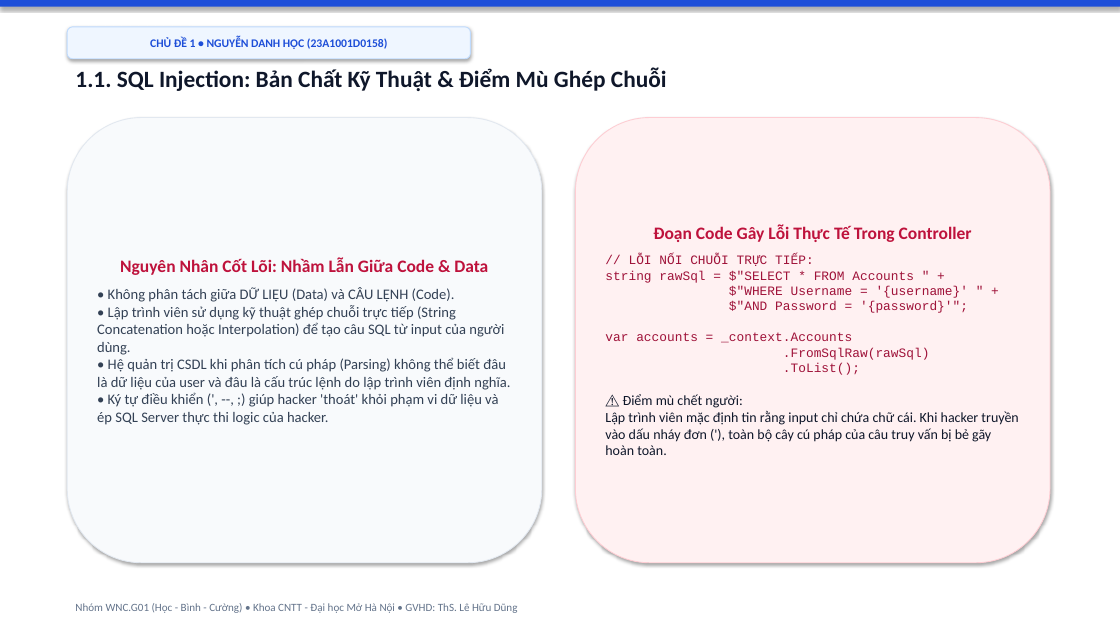
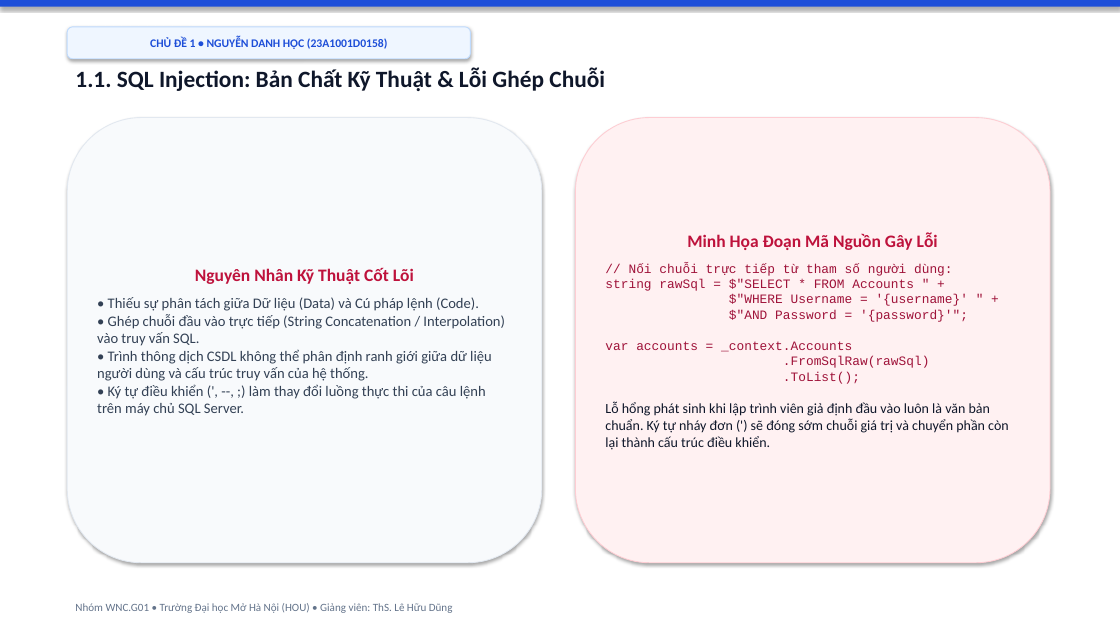
Before and after one commit to hocjsoo/OWASP_Demo, a slide deck: slide 3 of Slide_OWASP_Top3_Nhom_WNC_G01.pptx. Drawn at 1120x630 pixels with LibreOffice and Linux fonts; fonts in the diff are those of the drawing. Boxes give left, top, right and bottom in pixels: in the first picture for what was removed or moved away, otherwise in the second. Text is boxed around its words. In the diff, an @@ line names an element or a change of style, - is before the commit and + after.

```diff
--- a/Slide_OWASP_Top3_Nhom_WNC_G01.pptx
+++ b/Slide_OWASP_Top3_Nhom_WNC_G01.pptx
@@ text at [75, 68, 605, 91]: text changed @@
-1.1. SQL Injection: Bản Chất Kỹ Thuật & Điểm Mù Ghép Chuỗi
+1.1. SQL Injection: Bản Chất Kỹ Thuật & Lỗi Ghép Chuỗi
@@ text in rounded rectangle at [605, 233, 1009, 450]: text changed; font Calibri to Courier New @@
-Đoạn Code Gây Lỗi Thực Tế Trong Controller
-// LỖI NỐI CHUỖI TRỰC TIẾP:
-string rawSql = $"SELECT * FROM Accounts " +
-$"WHERE Username = '{username}' " +
-$"AND Password = '{password}'";
-var accounts = _context.Accounts
-.FromSqlRaw(rawSql)
-.ToList();
-⚠️ Điểm mù chết người:
-Lập trình viên mặc định tin rằng input chỉ chứa chữ cái. Khi hacker truyền vào dấu nháy đơn ('), toàn bộ cây cú pháp của câu truy vấn bị bẻ gãy hoàn toàn.
+Minh Họa Đoạn Mã Nguồn Gây Lỗi
+// Nối chuỗi trực tiếp từ tham số người dùng:
+string rawSql = $"SELECT * FROM Accounts " +
+$"WHERE Username = '{username}' " +
+$"AND Password = '{password}'";
+var accounts = _context.Accounts
+.FromSqlRaw(rawSql)
+.ToList();
+Lỗ hổng phát sinh khi lập trình viên giả định đầu vào luôn là văn bản chuẩn. Ký tự nháy đơn (') sẽ đóng sớm chuỗi giá trị và chuyển phần còn lại thành cấu trúc điều khiển.
@@ text in rounded rectangle at [97, 267, 505, 416]: text changed @@
-Nguyên Nhân Cốt Lõi: Nhầm Lẫn Giữa Code & Data
-• Không phân tách giữa DỮ LIỆU (Data) và CÂU LỆNH (Code).
-• Lập trình viên sử dụng kỹ thuật ghép chuỗi trực tiếp (String Concatenation hoặc Interpolation) để tạo câu SQL từ input của người dùng.
-• Hệ quản trị CSDL khi phân tích cú pháp (Parsing) không thể biết đâu là dữ liệu của user và đâu là cấu trúc lệnh do lập trình viên định nghĩa.
-• Ký tự điều khiển (', --, ;) giúp hacker 'thoát' khỏi phạm vi dữ liệu và ép SQL Server thực thi logic của hacker.
+Nguyên Nhân Kỹ Thuật Cốt Lõi
+• Thiếu sự phân tách giữa Dữ liệu (Data) và Cú pháp lệnh (Code).
+• Ghép chuỗi đầu vào trực tiếp (String Concatenation / Interpolation) vào truy vấn SQL.
+• Trình thông dịch CSDL không thể phân định ranh giới giữa dữ liệu người dùng và cấu trúc truy vấn của hệ thống.
+• Ký tự điều khiển (', --, ;) làm thay đổi luồng thực thi của câu lệnh trên máy chủ SQL Server.
@@ text at [75, 603, 453, 613]: text changed @@
-Nhóm WNC.G01 (Học - Bình - Cường) • Khoa CNTT - Đại học Mở Hà Nội • GVHD: ThS. Lê Hữu Dũng
+Nhóm WNC.G01 • Trường Đại học Mở Hà Nội (HOU) • Giảng viên: ThS. Lê Hữu Dũng
```
Also in this commit, not shown: 21 other slides changed, 2 other files.
